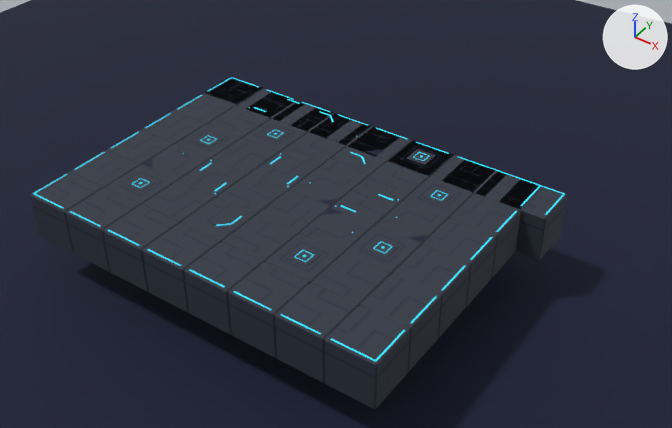
The Blender file assets/blender/floor_tiles_slate.blend, before and after one commit.
The view is the same before and after, from a 50 mm lens placed at (12.88, -14.23, 10.71), pointed at (3.71, -1.2, -0.76). Lighting does not change. The marker at upper right points along +X, +Y and +Z. The picture after the commit comes second.

In view in the first picture: 'L_Corner_Slate', 'P_Corner_7_0_Slate', 'P_Edge_1_0_Slate', 'P_Edge_2_0_Slate', 'P_Edge_3_0_Slate', 'P_Edge_4_0_Slate', 'P_Edge_5_0_Slate', 'P_Edge_6_0_Slate', 'P_Edge_7_1_Slate', 'P_Edge_7_2_Slate', 'P_Edge_7_3_Slate', 'Preview_Void' and 94 more.
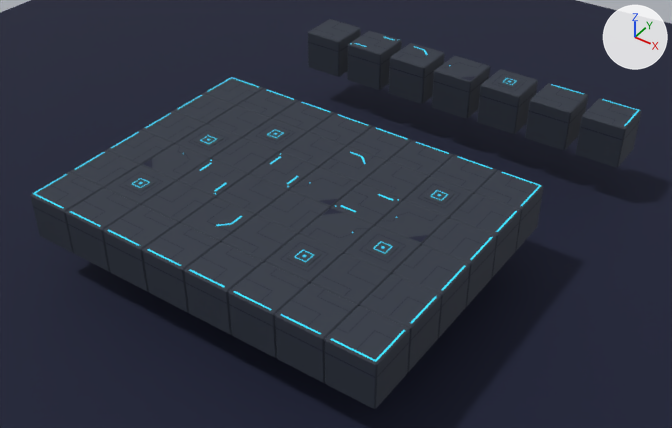
Not drawn themselves, but carrying or shaping drawn objects: ob_l_plain, ob_l_strips, ob_l_chevron, ob_l_worn, ob_l_panel, ob_l_edge, ob_l_corner.

Edits to the scene script, one JSON object a line:
```json
{"op": "set", "path": "ob_l_plain.location", "old": "(0.0, 0.0, 0.0)", "new": "(0.0, 4.0, 0.0)"}
{"op": "set", "path": "ob_l_strips.location", "old": "(1.25, 0.0, 0.0)", "new": "(1.25, 4.0, 0.0)"}
{"op": "set", "path": "ob_l_chevron.location", "old": "(2.5, 0.0, 0.0)", "new": "(2.5, 4.0, 0.0)"}
{"op": "set", "path": "ob_l_worn.location", "old": "(3.75, 0.0, 0.0)", "new": "(3.75, 4.0, 0.0)"}
{"op": "set", "path": "ob_l_panel.location", "old": "(5.0, 0.0, 0.0)", "new": "(5.0, 4.0, 0.0)"}
{"op": "set", "path": "ob_l_edge.location", "old": "(6.25, 0.0, 0.0)", "new": "(6.25, 4.0, 0.0)"}
{"op": "set", "path": "ob_l_corner.location", "old": "(7.5, 0.0, 0.0)", "new": "(7.5, 4.0, 0.0)"}
```

Pixel boxes [x1, y1, x2, y2] of what changed, in the pictures (672 x 428 px):
```json
{"object": "L_Corner_Slate", "change": "moved", "before": [499, 179, 567, 260], "after": [575, 98, 642, 168]}
{"object": "L_Edge_Slate", "change": "moved", "before": [444, 160, 508, 197], "after": [525, 83, 588, 150]}
{"object": "L_Worn_Slate", "change": "moved", "before": [338, 123, 400, 157], "after": [432, 56, 490, 119]}
{"object": "L_Panel_Slate", "change": "moved", "before": [392, 140, 450, 175], "after": [477, 69, 538, 134]}
{"object": "L_Chevron_Slate", "change": "moved", "before": [294, 107, 351, 139], "after": [389, 43, 445, 104]}
{"object": "L_Plain_Slate", "change": "moved", "before": [204, 77, 264, 106], "after": [308, 19, 361, 77]}
{"object": "L_Strips_Slate", "change": "moved", "before": [246, 93, 305, 121], "after": [347, 31, 402, 90]}
{"object": "L_Corner_Navy", "change": "moved", "before": [513, 185, 566, 231], "after": [581, 104, 639, 140]}
{"object": "L_Worn_Navy", "change": "moved", "before": [354, 132, 392, 155], "after": [434, 63, 489, 93]}
{"object": "L_Panel_Navy", "change": "moved", "before": [401, 146, 440, 168], "after": [480, 74, 537, 108]}
{"object": "L_Corner_Cyan", "change": "moved", "before": [540, 185, 565, 215], "after": [603, 99, 639, 126]}
{"object": "L_Edge_Navy", "change": "moved", "before": [461, 165, 498, 188], "after": [528, 89, 587, 123]}
{"object": "L_Chevron_Navy", "change": "moved", "before": [299, 116, 341, 127], "after": [390, 51, 444, 78]}
{"object": "L_Plain_Navy", "change": "moved", "before": [212, 81, 251, 100], "after": [308, 22, 348, 52]}
{"object": "L_Strips_Navy", "change": "moved", "before": [265, 97, 288, 115], "after": [348, 35, 390, 65]}
{"object": "L_Strips_Cyan", "change": "moved", "before": [249, 99, 299, 112], "after": [350, 37, 394, 47]}
{"object": "L_Panel_Cyan", "change": "moved", "before": [413, 152, 429, 161], "after": [503, 78, 516, 85]}
{"object": "L_Chevron_Cyan", "change": "moved", "before": [320, 111, 334, 122], "after": [414, 46, 428, 55]}
{"object": "L_Edge_Cyan", "change": "moved", "after": [551, 84, 583, 94], "on screen": "not visible before"}
```
